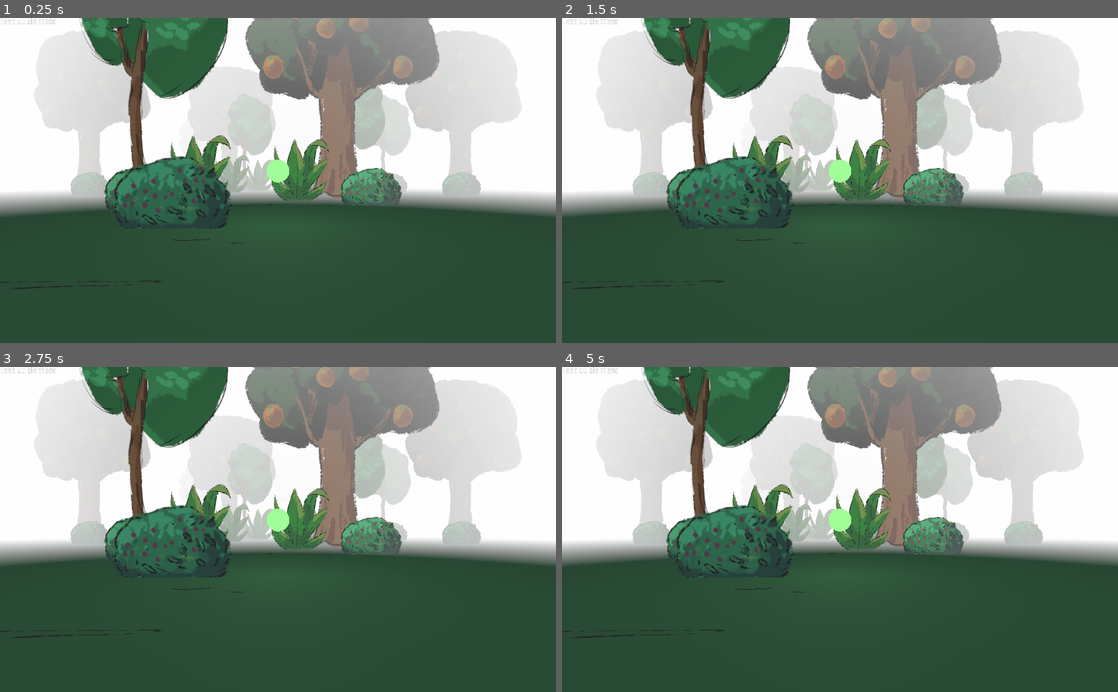
Above: before the commit, frames 1-4 (two rows, left to right).
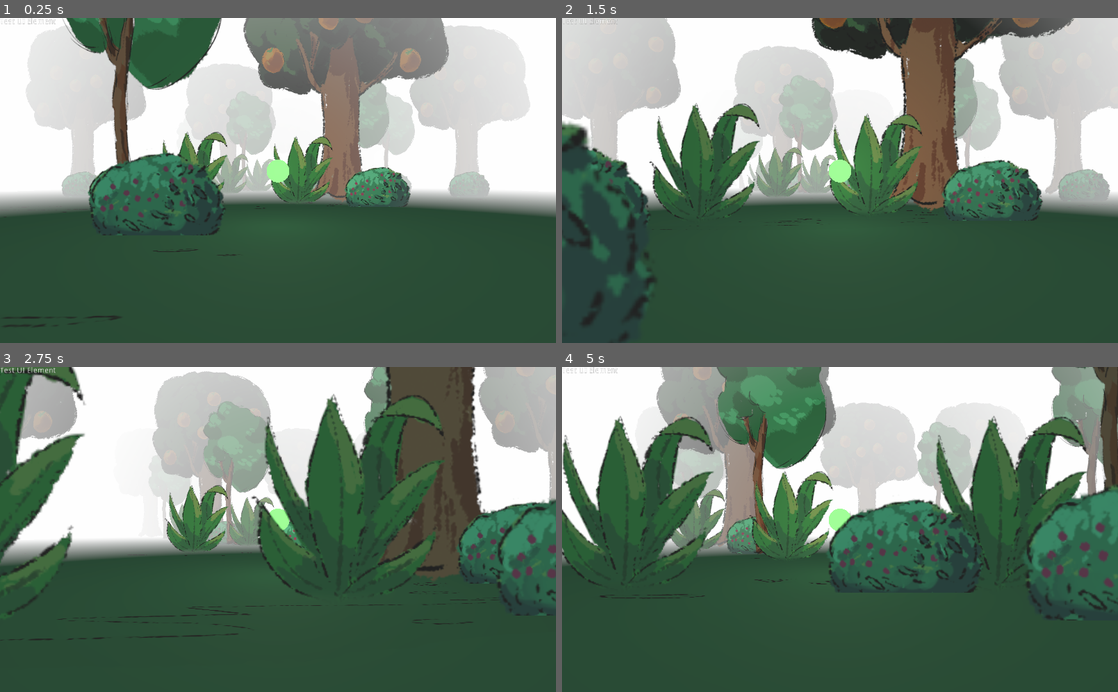
Above: after the commit, the same moments.

Repository: RegenerateGameJamTeam4/Team4sProject
Game: Godot game, scene res://src/utility/game_manager.tscn
The game is run twice, just before and just after one commit, with the same random seed, the same clock (stepped at 60 frames per second) and the same inputs.
Inputs:
- Up to frame 1 (0.25 s): no input
- Up to frame 2 (1.5 s): no input
- Up to frame 3 (2.75 s): no input
- Up to frame 4 (5 s): no input

The runs differ from the first frame. In frame 1, 13% of the frame differs, in the area x 0-96%, y 0-96%; in frame 2, 49%; in frame 3, 53%, in the area x 0-100%, y 0-85%; in frame 4, 51%.
Error before the commit: Invalid get index 'speed' (on base: 'Node (global.gd)'). (res://src/GroundPlane.gd:8)

Commit message:
base game manager tweaks

Diff:
--- a/project/src/utility/game_manager.tscn
+++ b/project/src/utility/game_manager.tscn
@@ -1,7 +1,13 @@
-[gd_scene load_steps=2 format=2]
+[gd_scene load_steps=3 format=2]
 
 [ext_resource path="res://src/utility/game_manager.gd" type="Script" id=1]
+[ext_resource path="res://assets/environments/base_white.tres" type="Environment" id=2]
 
 [node name="GameManager" type="Node"]
 script = ExtResource( 1 )
 debug_start_scene = "Game"
+
+[node name="WorldEnvironment" type="WorldEnvironment" parent="."]
+environment = ExtResource( 2 )
+
+[node name="Music" type="AudioStreamPlayer" parent="."]
--- a/project/src/utility/global.gd
+++ b/project/src/utility/global.gd
@@ -11,3 +11,6 @@
 			_game_manager = managers[0];
 
 	return _game_manager;
+
+#game variables
+var speed = 0.5;
